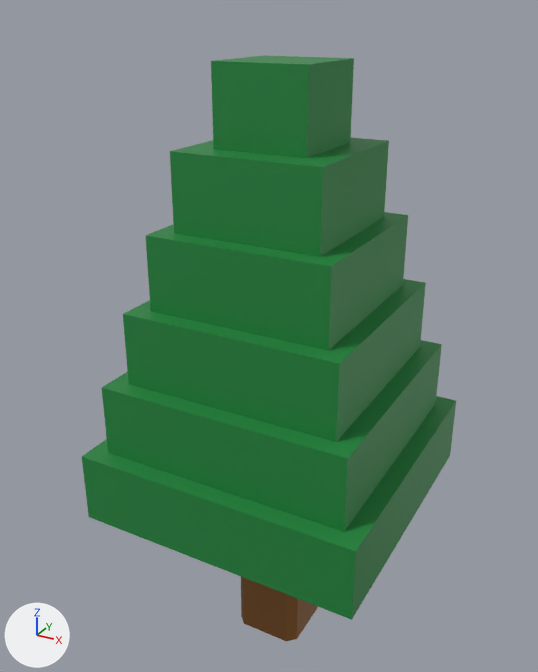
One commit to the OBJ model assets/world/tree.obj: the scene before it, then after it.
Before and after are seen from a 50 mm lens placed at (4.37, -8.32, 9.05), pointed at (-0.25, 0.08, 4.85). Arrows for +X, +Y and +Z are at lower left; the lights stay in place. Where no turn or scale is listed for an object, it has been applied to the vertices.
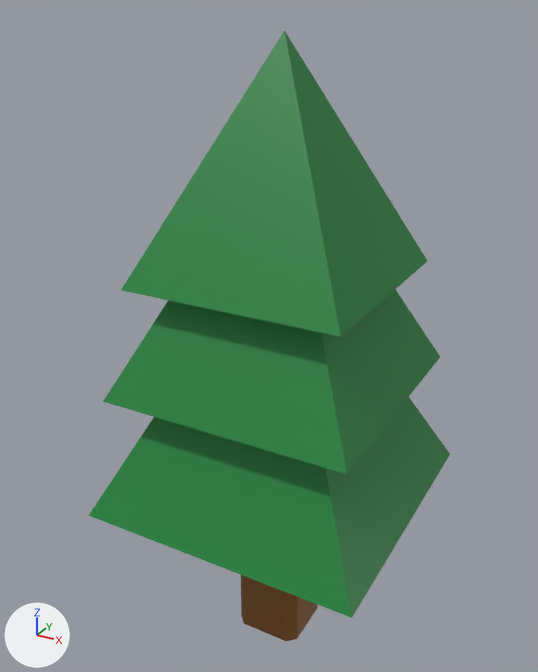
Where the change shows, as pixel boxes [x1, y1, x2, y2] in the pictures (538 x 672 px; the box of a moved part takes in the faces that stretch with it):
'Cube.005', reshaped: before [82, 55, 456, 641]; after [89, 30, 450, 641]
part 1 of me_cube_005, deleted (green): before [145, 212, 408, 350]
part 2 of me_cube_005, deleted (green): before [211, 55, 354, 158]
part 3 of me_cube_005, deleted (green): before [123, 279, 426, 442]
part 4 of me_cube_005, deleted (green): before [170, 138, 389, 257]
part 5 of me_cube_005, moved or reshaped: before [82, 340, 456, 620]; after [89, 30, 450, 618]

What changed in the scene script:
```text
Change me_cube_005:
    used by ob_cube_005; location = (0.0, 0.0, 0.0)
    remove me_cube_005.from_pydata(...)  # 64 vertices, 46 faces; spans x -2.0..2.0, y -2.0..2.0, z 0.0..8.5
    remove me_cube_005.materials.append(mat_material_003)  # green #20853e
    remove me_cube_005.materials.append(mat_material_001)  # green #20853e
    add me_cube_005.from_pydata(...)  # 31 vertices, 25 faces; spans x -2.0..2.0, y -2.0..2.0, z 0.0..8.82
    me_cube_005 part 1: the loose piece of 8 vertices spanning x -1.25..1.25, y -1.25..1.25, z 5.5..6.5 is deleted
    me_cube_005 part 2: the loose piece of 8 vertices spanning x -0.62..0.62, y -0.62..0.63, z 7.5..8.5 is deleted
    me_cube_005 part 3: the loose piece of 8 vertices spanning x -1.5..1.5, y -1.5..1.5, z 4.5..5.5 is deleted
    me_cube_005 part 4: the loose piece of 8 vertices spanning x -1.0..1.0, y -1.0..1.0, z 6.5..7.5 is deleted
    me_cube_005 part 5
    16 vertices are removed from x -2.0..2.0, y -2.0..2.0, z 2.5..4.5
    12 faces are deleted
    15 vertices are added at x -2.0..2.0, y -2.0..2.0, z 2.53..8.82
    5 new faces join them, mat_material_005 (green #20853e)
    5 new faces join them, mat_20853e (green #20853e)
    5 new faces join them, mat_material_004 (green #20853e)
    remove me_cube_005.materials.append(mat_material_002)  # green #20853e
```
